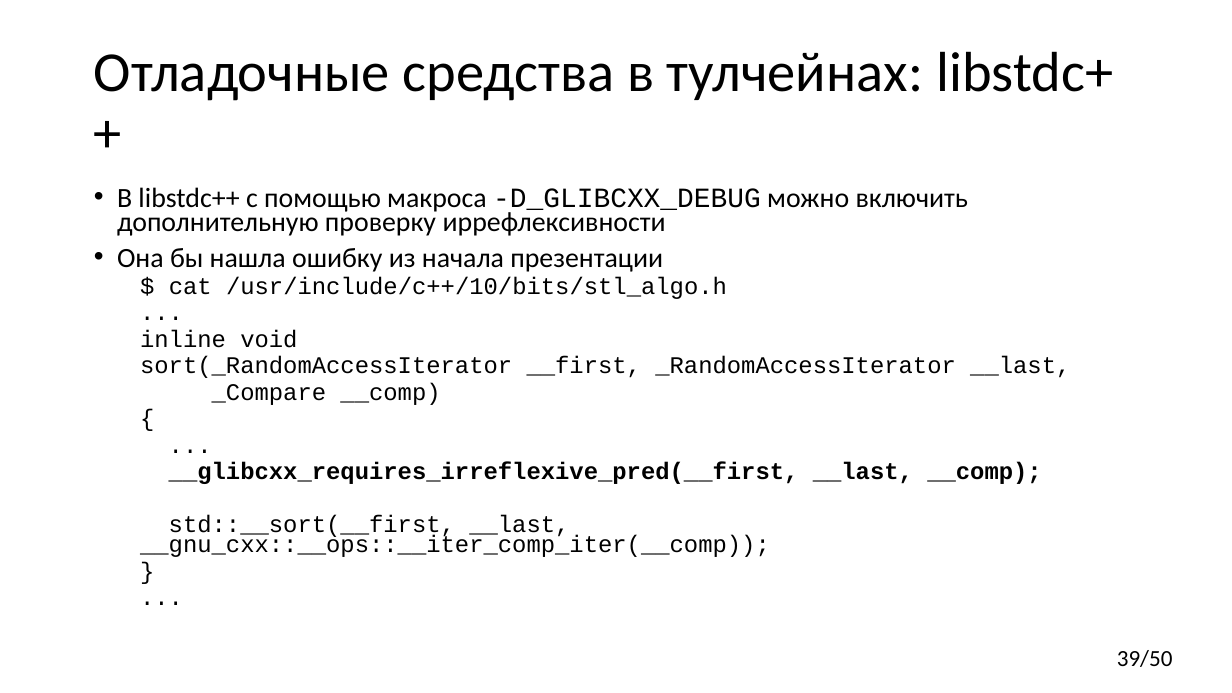
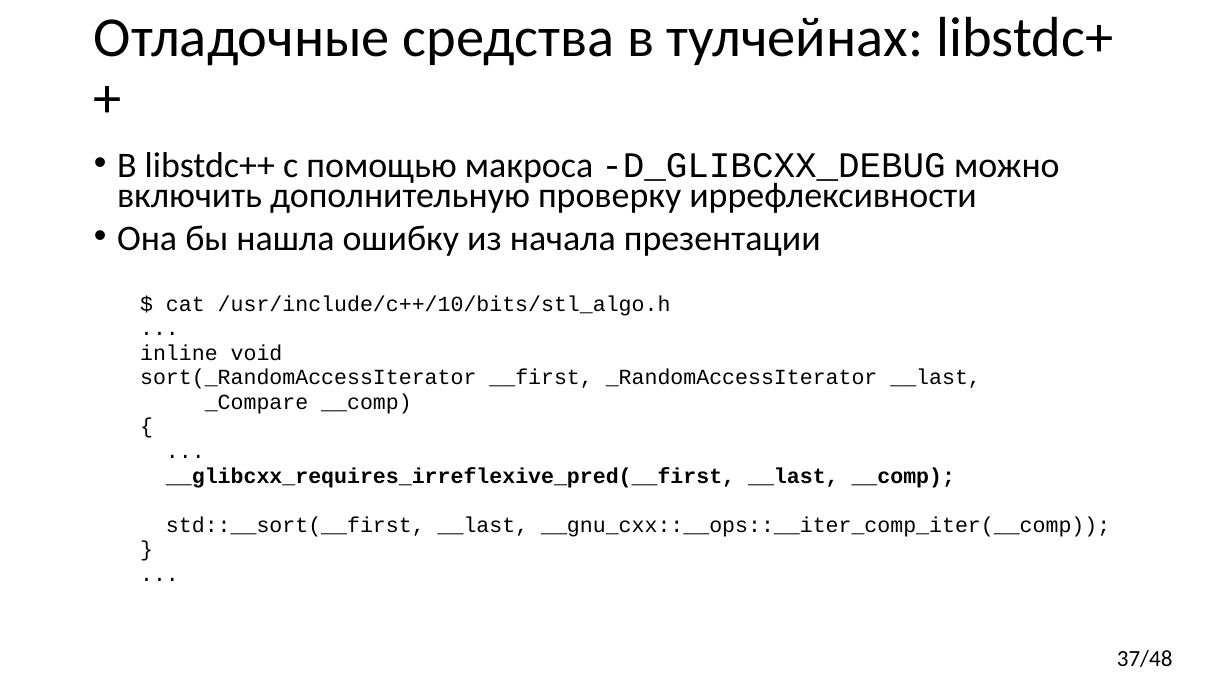
Before and after one commit to yugr/CppRussia, a slide deck: slide 37 of 2023/RU.pptx (slide 39 before the commit). Drawn at 1232x693 pixels with LibreOffice and Linux fonts; fonts in the diff are those of the drawing. Boxes give left, top, right and bottom in pixels: in the first picture for what was removed or moved away, otherwise in the second. Text is boxed around its words. In the diff, an @@ line names an element or a change of style, - is before the commit and + after.

```diff
--- a/2023/RU.pptx
+++ b/2023/RU.pptx
@@ title "Отладочные средства в тулчейнах: libstdc++": place and size @@
-title "Отладочные средства в тулчейнах: libstdc++" at [94,51,1114,101]
+title "Отладочные средства в тулчейнах: libstdc++" at [94,16,1114,66]
@@ text "В libstdc++ с помощью макроса ...": place and size @@
-text "В libstdc++ с помощью макроса ..." at [117,187,1070,557]
+text "В libstdc++ с помощью макроса ..." at [117,152,1110,537]
@@ text "В libstdc++ с помощью макроса ..." at [117,152,1110,537]: size 21.7 to 28 pt in "В libstdc++ с помощью макроса -D_GLIBCXX_DEBUG можно ...", "Она бы нашла ошибку из начала презентации"; size 18.6 to 16.8 pt in "$ cat /usr/include/c++/10/bits/stl_algo.h", "...", "inline void", "sort(_RandomAccessIterator __first, _RandomAccessIterator __ ..." and 7 more places @@
@@ page number at [1117,650,1173,667]: text changed @@
-39/50
+37/48
```
Also in this commit, not shown: 15 other slides changed, 1 other file.
